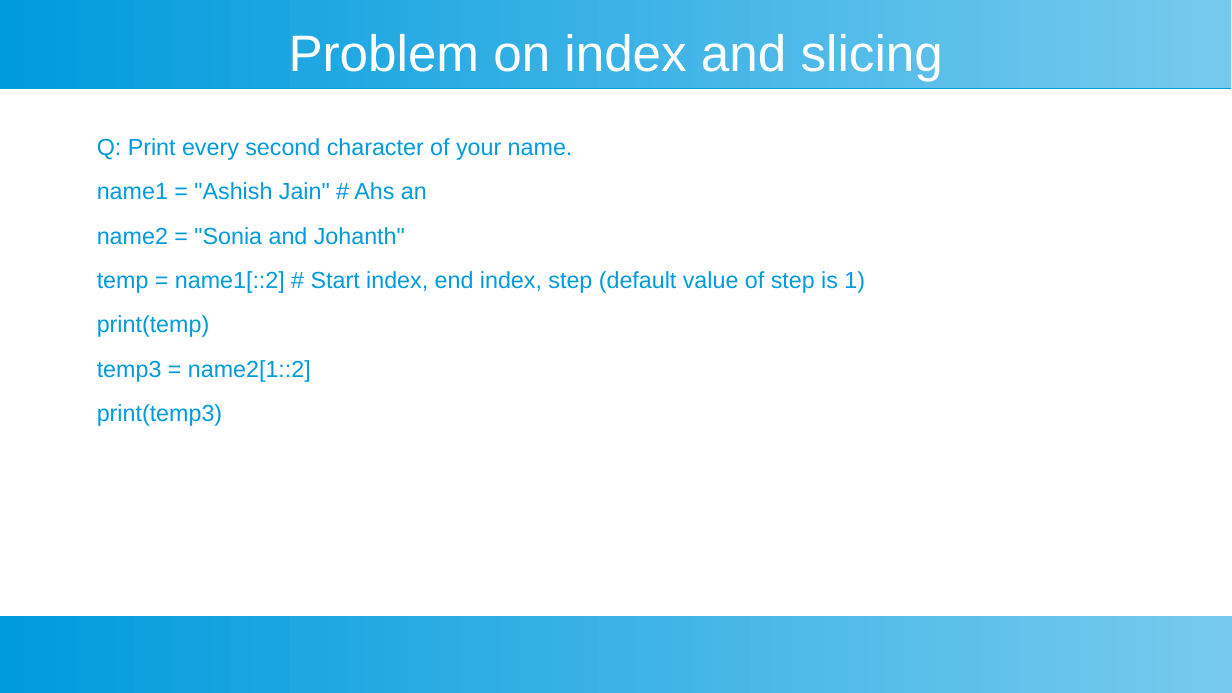
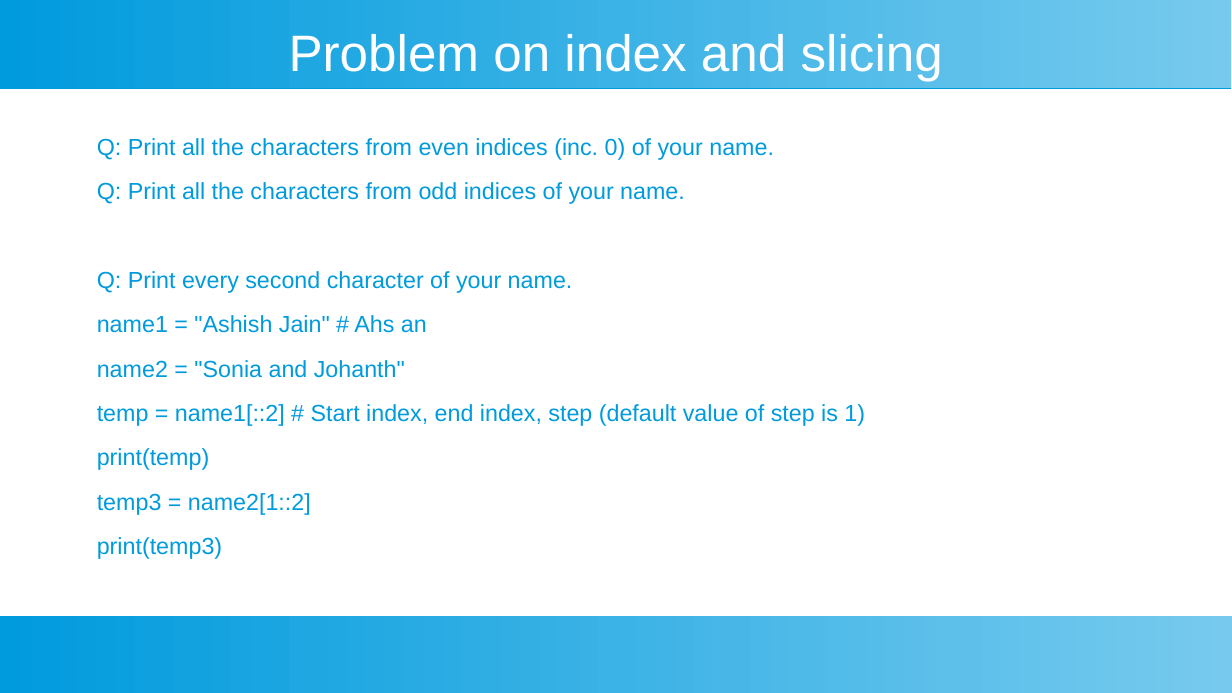
Before and after one commit to ashishjain1547/public_lessons_in_python, a slide deck: slide 12 of Ch 4 - Strings/Strings.odp (slide 11 before the commit). Drawn at 1232x693 pixels with LibreOffice and Linux fonts; fonts in the diff are those of the drawing. Boxes give left, top, right and bottom in pixels: in the first picture for what was removed or moved away, otherwise in the second. Text is boxed around its words. In the diff, an @@ line names an element or a change of style, - is before the commit and + after.

```diff
--- a/Ch 4 - Strings/Strings.odp
+++ b/Ch 4 - Strings/Strings.odp
@@ text at (97,138,774,204): paragraphs added @@
+Q: Print all the characters from even indices (inc. 0) of your name.
+Q: Print all the characters from odd indices of your name.
```
Also in this commit, not shown: 3 other slides changed, 2 slides added, 1 slide removed, 20 other files.
